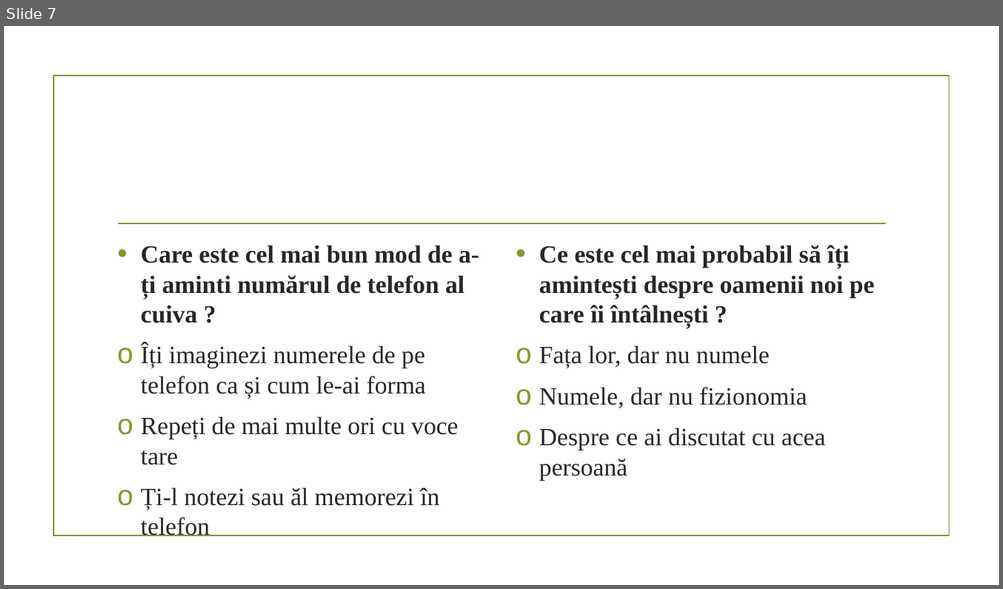
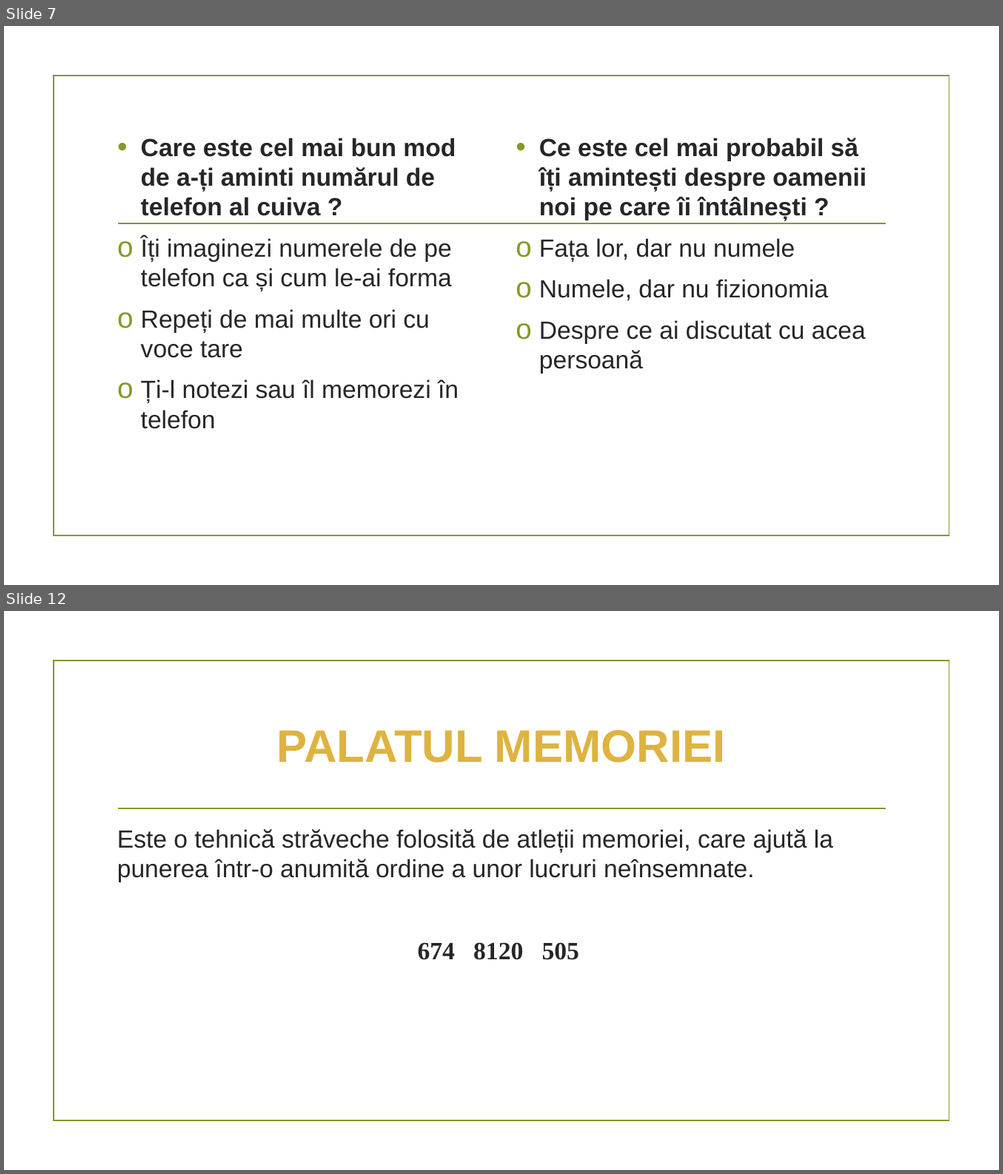
Before and after one commit to perleta/Proiect-PRACTICA, a slide deck: Modulul 3.pptx. Shown one above the other, each under a label of ours: slide 7 before the commit, slides 7 and 12 after it; the slides between them are not shown. The pictures are 1003x589 and 1003x1174 pixels, drawn with LibreOffice and Linux fonts; fonts in the diff are those of the drawing; background and template pictures are left out. Boxes give left, top, right and bottom in pixels: in the first picture for what was removed or moved away, otherwise in the second. Text is boxed around its words. In the diff, an @@ line names an element or a change of style, - is before the commit and + after.

```diff
--- a/Modulul 3.pptx
+++ b/Modulul 3.pptx
@@ slide 12 added at [4, 611, 999, 1170], background picture (left out); not listed: 2 template elements that a slide beside it also shows @@
@@ title added at [277, 730, 725, 763], 44 pt, text #DEB340, bold @@
+PALATUL MEMORIEI
@@ text added at [117, 829, 833, 960], 24 pt, text #262626 @@
+Este o tehnică străveche folosită de atleții memoriei, care ajută la punerea într-o anumită ordine a unor lucruri neînsemnate.
+674 8120 505
@@ slide 7 changed as well @@
@@ text "Care este cel mai bun ...": place and size @@
-text "Care este cel mai bun ..." at [141, 245, 479, 537]
+text "Care este cel mai bun ..." at [141, 138, 458, 429]
@@ text "Ce este cel mai probabil ...": place and size @@
-text "Ce este cel mai probabil ..." at [539, 245, 874, 480]
+text "Ce este cel mai probabil ..." at [539, 138, 866, 374]
@@ text "Ce este cel mai probabil ..." at [539, 138, 866, 374]: font Times New Roman to Arial @@
@@ text at [141, 138, 455, 358]: font Times New Roman to Arial in "Care este cel mai bun mod de ...", "Îți imaginezi numerele de pe telefon ca ...", "Repeți de mai multe ori cu voce ..." @@
@@ text at [141, 380, 458, 429]: text changed; font Times New Roman to Arial @@
-o Ți-l notezi sau ăl memorezi în telefon
+o Ți-l notezi sau îl memorezi în telefon
```
Also in this commit, not shown: 6 other slides changed, 4 other slides added.
